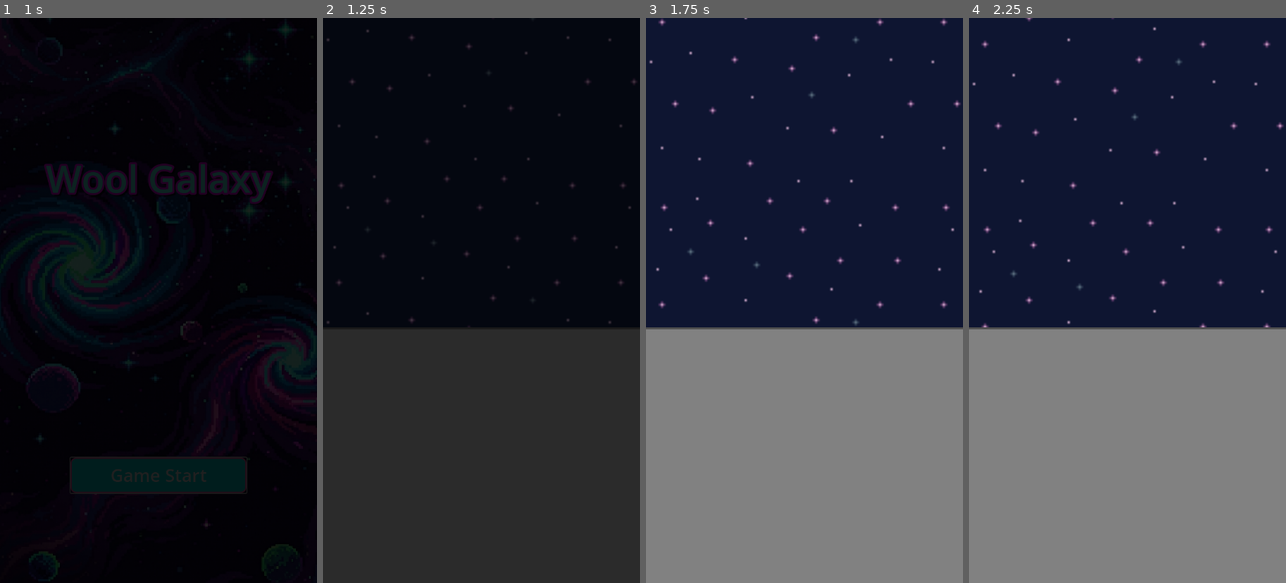
Above: before the commit, frames 1-4 (left to right).
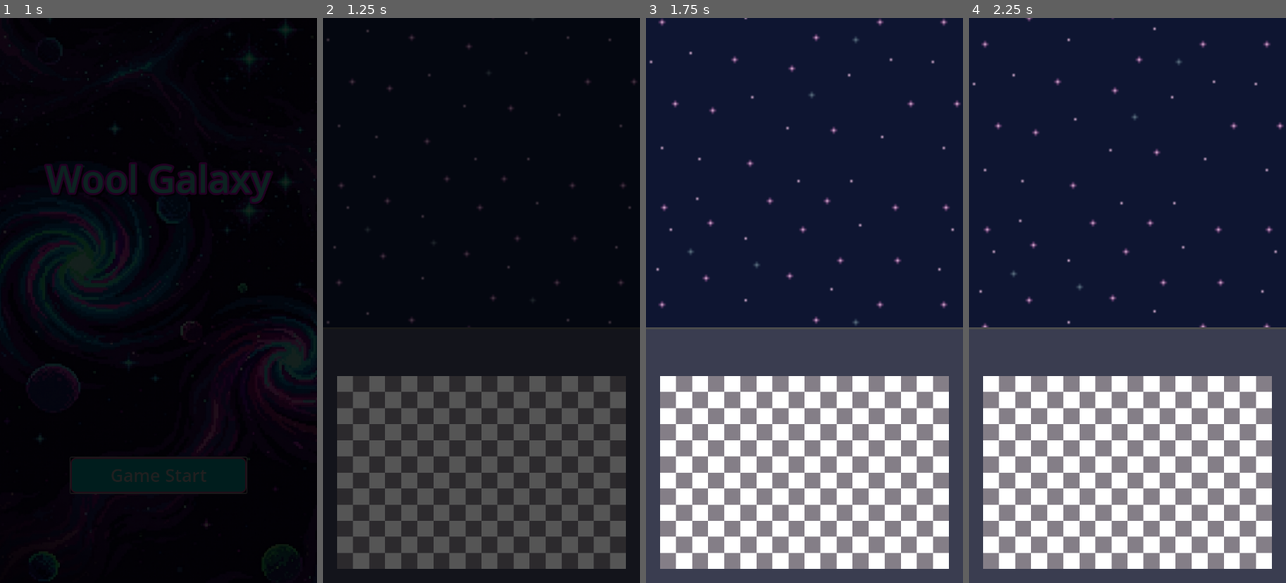
Above: after the commit, the same moments.

Repository: ZoNaDak/GalaxyPuzzleShooter_ProtoType
Game: Godot game, scene res://game/scenes/title/title_scene.tscn
The game is run twice, just before and just after one commit, with the same random seed, the same clock (stepped at 60 frames per second) and the same inputs.
Inputs:
- Up to frame 1 (1 s): click "Game Start" at 0.5 s
- Up to frame 2 (1.25 s): no input
- Up to frame 3 (1.75 s): no input
- Up to frame 4 (2.25 s): no input

Frame 1 is identical in both runs. In frame 2, 15% of the frame differs, in the area x 4-96%, y 63-98%; in frame 3, 30%, in the area x 0-100%, y 55-100%; in frame 4, 30%.

Commit message:
Add Missile Board Base

Diff:
--- a/wool-galaxy-proto/game/scenes/main/main_scene.tscn
+++ b/wool-galaxy-proto/game/scenes/main/main_scene.tscn
@@ -1,7 +1,8 @@
-[gd_scene load_steps=3 format=3 uid="uid://fv8rl2w2jdc6"]
+[gd_scene load_steps=4 format=3 uid="uid://fv8rl2w2jdc6"]
 
 [ext_resource type="Script" uid="uid://b582mxuj5s2kx" path="res://game/scenes/main/main_scene.gd" id="1_lxwxr"]
 [ext_resource type="Texture2D" uid="uid://b5ne7212byurj" path="res://game/world/resources/background.png" id="2_n0hcn"]
+[ext_resource type="PackedScene" uid="uid://1semffj55mi0" path="res://game/ui/missile_board/missile_board.tscn" id="3_exta3"]
 
 [node name="MainScene" type="Node"]
 script = ExtResource("1_lxwxr")
@@ -54,4 +55,21 @@
 anchor_bottom = 1.0
 grow_horizontal = 2
 grow_vertical = 2
-color = Color(0.50534403, 0.5053441, 0.50534403, 1)
+color = Color(0.22579157, 0.24015701, 0.31443942, 1)
+
+[node name="MarginContainer" type="MarginContainer" parent="Canvas/VBoxContainer/BottomUI"]
+layout_mode = 1
+anchors_preset = 15
+anchor_right = 1.0
+anchor_bottom = 1.0
+grow_horizontal = 2
+grow_vertical = 2
+theme_override_constants/margin_left = 32
+theme_override_constants/margin_top = 32
+theme_override_constants/margin_right = 32
+theme_override_constants/margin_bottom = 32
+
+[node name="MissileBoard" parent="Canvas/VBoxContainer/BottomUI/MarginContainer" instance=ExtResource("3_exta3")]
+layout_mode = 2
+size_flags_horizontal = 3
+size_flags_vertical = 3
--- /dev/null
+++ b/wool-galaxy-proto/game/ui/missile_board/missile_board.gd
@@ -0,0 +1,37 @@
+@tool
+extends Control
+
+const BASE_SIZE := Vector2(576, 384)
+
+func _ready():
+	if not Engine.is_editor_hint():
+		resized.connect(_on_resized)
+	_update_layout()
+
+func _notification(what):
+	if what == NOTIFICATION_RESIZED:
+		_update_layout()
+
+func _on_resized():
+	_update_layout()
+
+func _update_layout():
+	if get_child_count() == 0:
+		return
+
+	var child = get_child(0)
+	if not child:
+		return
+
+	# 크기가 0이면 아직 레이아웃이 안된 것
+	if size.x <= 0 or size.y <= 0:
+		return
+
+	# 스케일 계산
+	var scale_factor = min(size.x / BASE_SIZE.x, size.y / BASE_SIZE.y)
+	child.scale = Vector2(scale_factor, scale_factor)
+
+	# 하단 중앙 정렬
+	var scaled_size = BASE_SIZE * scale_factor
+	child.position.x = (size.x - scaled_size.x) / 2
+	child.position.y = size.y - scaled_size.y
--- /dev/null
+++ b/wool-galaxy-proto/game/ui/missile_board/missile_board.tscn
@@ -0,0 +1,17 @@
+[gd_scene load_steps=3 format=3 uid="uid://1semffj55mi0"]
+
+[ext_resource type="Script" uid="uid://b3emmlrhpx045" path="res://game/ui/missile_board/missile_board.gd" id="1_qfnol"]
+[ext_resource type="Texture2D" uid="uid://crf7iqk8yal3c" path="res://game/ui/missile_board/resources/MissileBoardBack.png" id="2_1pjqi"]
+
+[node name="MissileBoard" type="Control"]
+layout_mode = 3
+anchors_preset = 0
+script = ExtResource("1_qfnol")
+
+[node name="BackBoard" type="TextureRect" parent="."]
+custom_minimum_size = Vector2(576, 384)
+layout_mode = 0
+offset_right = 576.0
+offset_bottom = 384.0
+texture = ExtResource("2_1pjqi")
+stretch_mode = 1
Not shown, added: wool-galaxy-proto/game/ui/missile_board/missile_board.gd.uid
Binary file added: wool-galaxy-proto/game/ui/missile_board/resources/MissileBoardBack.png
Not shown, added: wool-galaxy-proto/game/ui/missile_board/resources/MissileBoardBack.png.import
